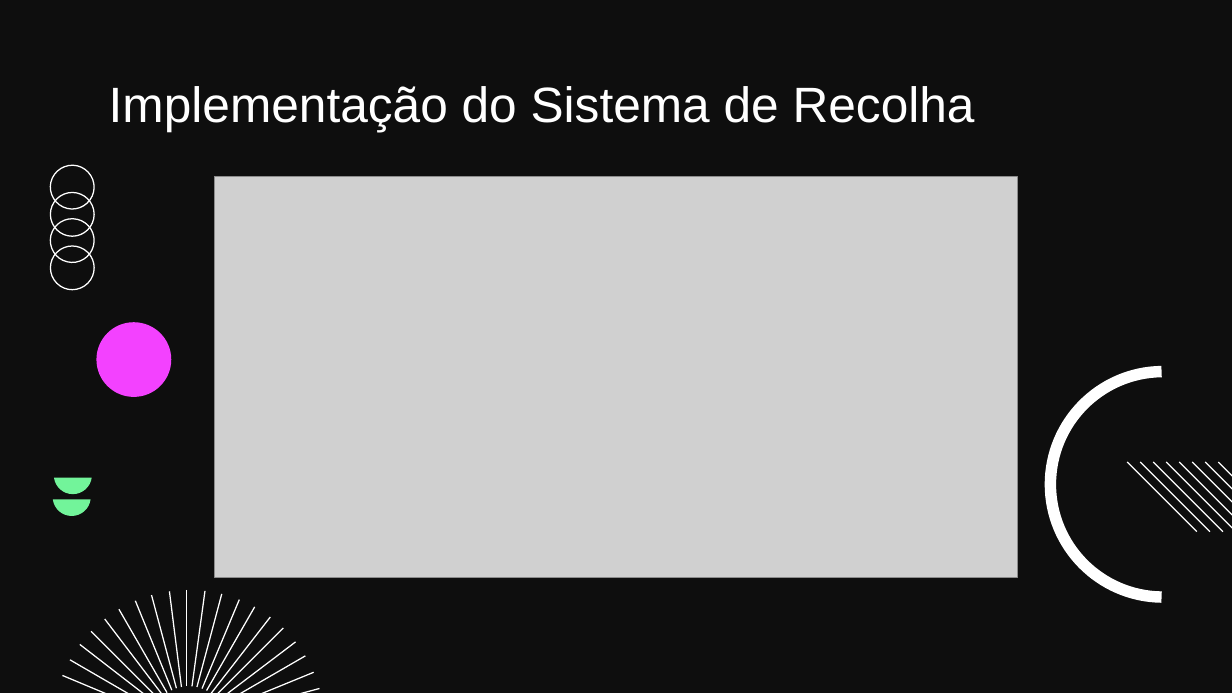
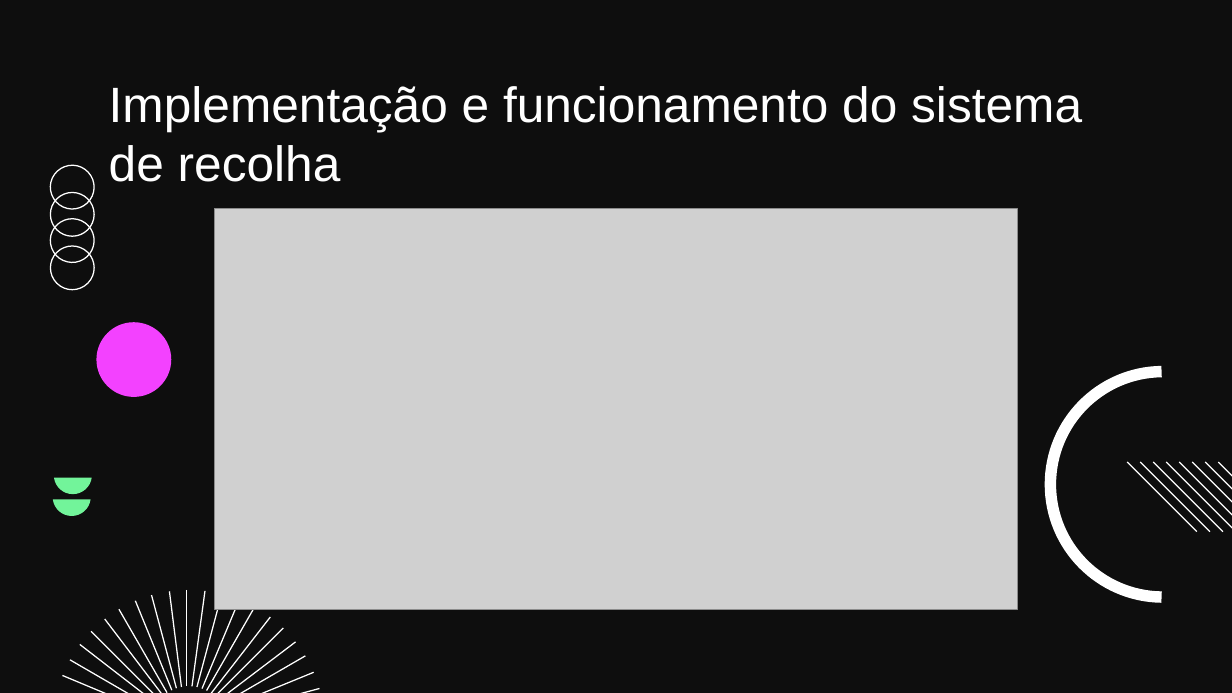
Before and after one commit to 178LaPata/BD_Project, a slide deck: slide 34 of Apresentacao.pptx (slide 33 before the commit). Drawn at 1232x693 pixels with LibreOffice and Linux fonts; fonts in the diff are those of the drawing; grey boxes stand for pictures; background and template pictures are left out. Boxes give left, top, right and bottom in pixels: in the first picture for what was removed or moved away, otherwise in the second. Text is boxed around its words. In the diff, an @@ line names an element or a change of style, - is before the commit and + after.

```diff
--- a/Apresentacao.pptx
+++ b/Apresentacao.pptx
@@ title at box(109, 86, 1082, 182): text changed @@
-Implementação do Sistema de Recolha
+Implementação e funcionamento do sistema de recolha
@@ picture: place and size @@
-picture at box(214, 177, 1018, 578)
+picture at box(214, 208, 1018, 609)
```
Also in this commit, not shown: 12 other slides changed, 1 slide added, 1 slide removed.
